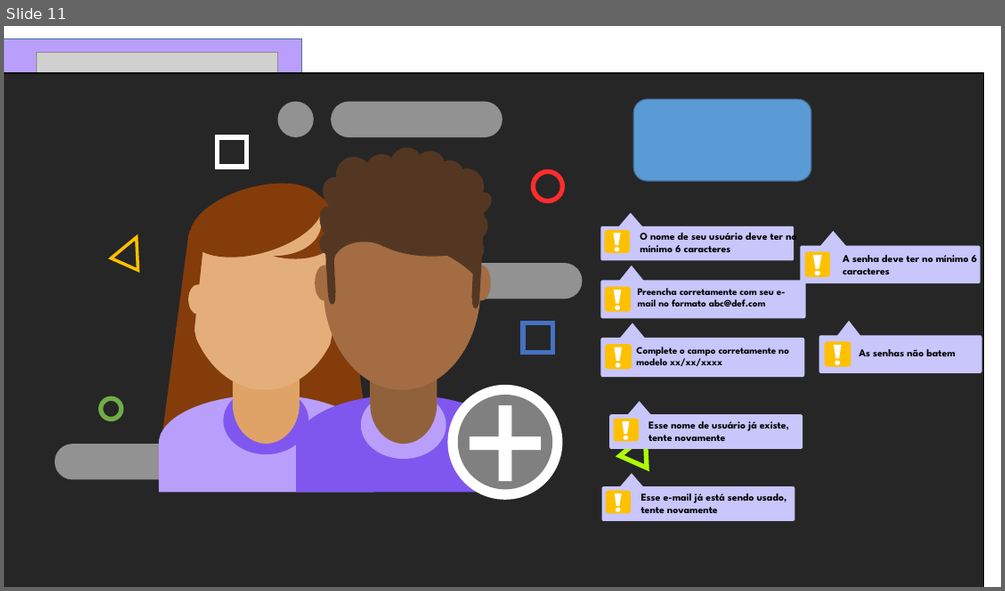
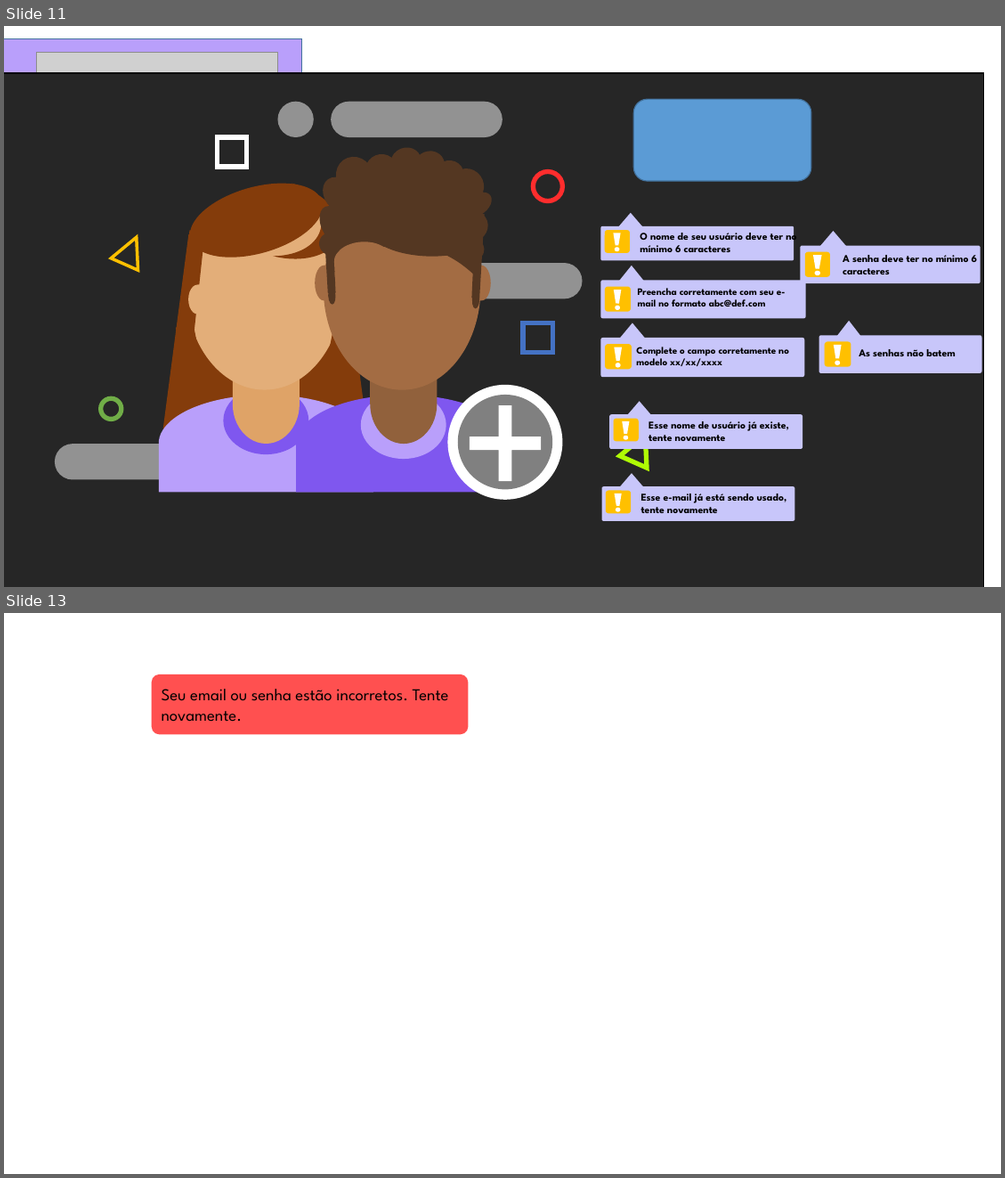
Before and after one commit to ArianeBarros/Projeto-Inova, a slide deck: Imagens/fundinho.pptx. Shown one above the other, each under a label of ours: slide 11 before the commit, slides 11 and 13 after it; the slides between them are not shown. The pictures are 1005x591 and 1005x1178 pixels, drawn with LibreOffice and Linux fonts; fonts in the diff are those of the drawing; grey boxes stand for pictures. Boxes give left, top, right and bottom in pixels: in the first picture for what was removed or moved away, otherwise in the second. Text is boxed around its words. In the diff, an @@ line names an element or a change of style, - is before the commit and + after.

```diff
--- a/Imagens/fundinho.pptx
+++ b/Imagens/fundinho.pptx
@@ slide 13 added at bbox=[4, 613, 1001, 1174], background #FFFFFF @@
@@ rounded rectangle added at bbox=[152, 674, 469, 735], fill #FF5050, 16 pt, text #000000 @@
+Seu email ou senha estão incorretos. Tente novamente.
```
Also in this commit, not shown: 1 slide changed, 5 other files.
